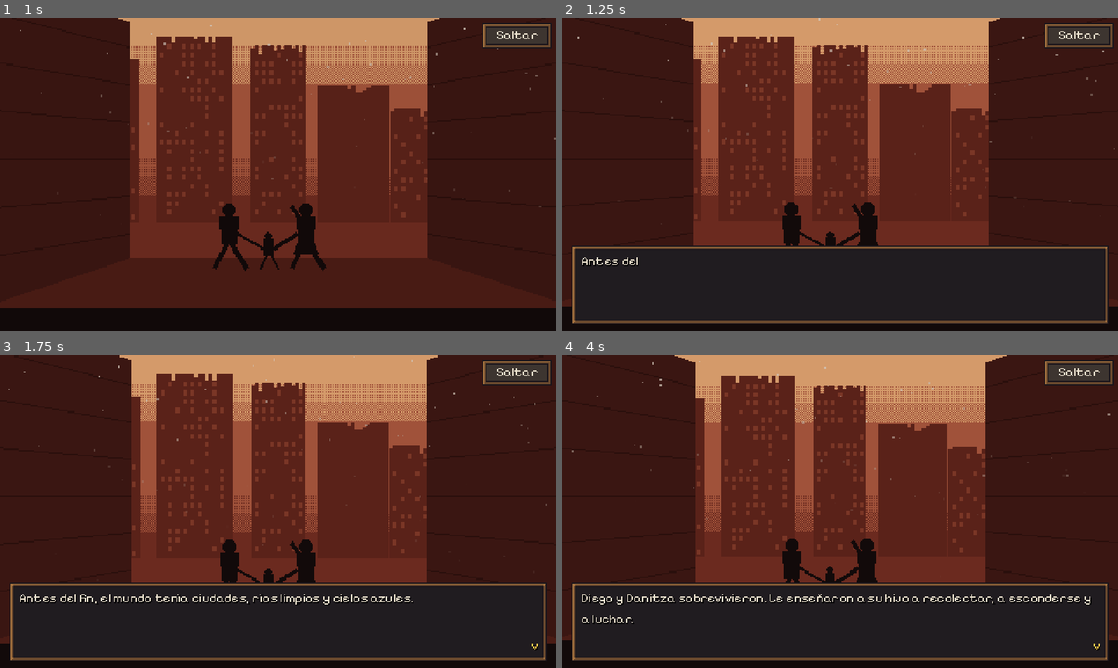
Above: before the commit, frames 1-4 (two rows, left to right).
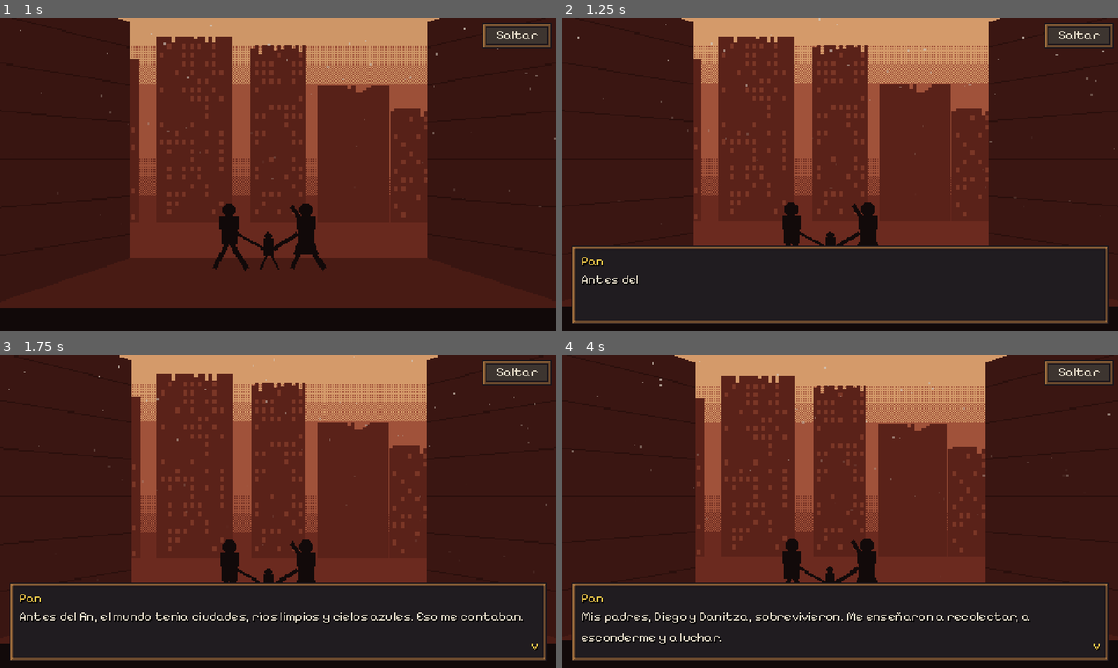
Above: after the commit, the same moments.

Repository: Darg6/Pan
Game: Godot game, scene res://escenas/intro.tscn
The game is run twice, just before and just after one commit, with the same random seed, the same clock (stepped at 60 frames per second) and the same inputs. The engine's default icon, where the game draws it, is replaced by a stand-in: a white triangle on a blue panel in a dark square.
Inputs (mouse positions are in pixels of both pictures, inside the frame that each line leads up to):
- Up to frame 1 (1 s): tap Enter (ui_accept) at 0.5, 0.77 s; move the mouse to (400, 158) at 0.52 s; hold D (mover_derecha) from 0.53 s (still down); hold E (interactuar) from 0.53 s (still down); click (400, 158) at 0.67 s
- Up to frame 2 (1.25 s): keep holding D (mover_derecha); keep holding E (interactuar)
- Up to frame 3 (1.75 s): release D (mover_derecha) at 1.25 s; release E (interactuar) at 1.25 s; drag from (166, 527) to (250, 574) at 1.27 s
- Up to frame 4 (4 s): move the mouse to (895, 442) at 2.02 s; hold D (mover_derecha) 2.03-2.75 s; hold E (interactuar) 2.03-2.75 s; drag from (812, 574) to (673, 464) at 2.77 s; move the mouse to (1006, 558) at 3.52 s; hold A (mover_izquierda) from 3.53 s (still down); hold E (interactuar) from 3.53 s (still down); tap Enter (ui_accept) at 3.77 s

Frame 1 is identical in both runs. In frame 2, 0.3% of the frame differs, in the area x 3-14%, y 76-86%; in frame 3, 2.0%; in frame 4, 2.4%, in the area x 3-96%, y 76-93%.

Commit message:
Protección contra la pantalla negra y menos nombres de los padres
- Si un cambio de escena falla o no termina, se muestra el motivo en pantalla.
- Un fundido negro que se quede tapando la pantalla sin diálogo se aclara solo.
- Aviso al inicio si la versión de Godot es menor a 4.3.
- El fundido del HUD empieza transparente.
- La intro la cuenta Pan: dice papá, mamá y mis padres; los nombres aparecen una vez.

Co-Authored-By: Claude Opus 5.5 <noreply@anthropic.com>
Claude-Session: https://claude.ai/code/session_015aRzpBWUr9Mgv2SkqPpeP2

Diff:
--- a/datos/dialogos.json
+++ b/datos/dialogos.json
@@ -2,44 +2,44 @@
 	"_ayuda": "Cada diálogo es una lista de líneas. 'quien' es el nombre que se muestra (vacío = narrador). 'retrato' es el nombre de un PNG en arte/retratos/ (opcional). Puedes cambiar los textos libremente.",
 	"intro_1": [
 		{
-			"quien": "",
-			"texto": "Antes del fin, el mundo tenía ciudades, ríos limpios y cielos azules."
-		},
-		{
-			"quien": "",
+			"quien": "Pan",
+			"texto": "Antes del fin, el mundo tenía ciudades, ríos limpios y cielos azules. Eso me contaban."
+		},
+		{
+			"quien": "Pan",
 			"texto": "Después solo quedaron páramos, ruinas... y las criaturas que nacieron de la contaminación."
 		},
 		{
-			"quien": "",
-			"texto": "Diego y Danitza sobrevivieron. Le enseñaron a su hijo a recolectar, a esconderse y a luchar."
-		},
-		{
-			"quien": "",
+			"quien": "Pan",
+			"texto": "Mis padres, Diego y Danitza, sobrevivieron. Me enseñaron a recolectar, a esconderme y a luchar."
+		},
+		{
+			"quien": "Pan",
 			"texto": "Soñaban con reconstruir la humanidad. Con una ciudad donde nadie tuviera que esconderse."
 		},
 		{
-			"quien": "Diego",
+			"quien": "Papá",
 			"texto": "¡Corre, Pan! ¡No te sueltes!"
 		}
 	],
 	"intro_2": [
 		{
-			"quien": "",
-			"texto": "Un hombre los seguía. Dijo que solo buscaba comida."
-		},
-		{
-			"quien": "Danitza",
-			"texto": "Es un callejón sin salida... Diego, ¡el conducto!"
-		},
-		{
-			"quien": "Diego",
+			"quien": "Pan",
+			"texto": "Un hombre nos seguía. Dijo que solo buscaba comida."
+		},
+		{
+			"quien": "Mamá",
+			"texto": "Es un callejón sin salida... ¡El conducto, rápido!"
+		},
+		{
+			"quien": "Papá",
 			"texto": "Entra ahí y no hagas ruido. Lleva la mochila. Pase lo que pase, no salgas."
 		}
 	],
 	"intro_3": [
 		{
-			"quien": "",
-			"texto": "A través de la rejilla, Pan vio una silueta impecable. Un traje blanco, limpio, imposible en este mundo."
+			"quien": "Pan",
+			"texto": "A través de la rejilla vi una silueta impecable. Un traje blanco, limpio, imposible en este mundo."
 		},
 		{
 			"quien": "???",
@@ -52,7 +52,7 @@
 	],
 	"intro_4": [
 		{
-			"quien": "Danitza",
+			"quien": "Mamá",
 			"texto": "No llores, Pan. Construye."
 		}
 	],
@@ -79,7 +79,7 @@
 	"mochila": [
 		{
 			"quien": "",
-			"texto": "Pan recoge la Mochila Táctica de cuero de su padre."
+			"texto": "Pan recoge la Mochila Táctica de cuero de papá."
 		},
 		{
 			"quien": "Pan",
@@ -109,7 +109,7 @@
 	"collar": [
 		{
 			"quien": "",
-			"texto": "El collar de Danitza: un gato de metal con una perla morada en el vientre."
+			"texto": "El collar de mamá: un gato de metal con una perla morada en el vientre."
 		},
 		{
 			"quien": "",
--- a/escenas/combate.tscn
+++ b/escenas/combate.tscn
@@ -157,7 +157,7 @@
 theme_override_constants/v_separation = 4
 columns = 2
 
-[node name="Transicion" type="ColorRect" parent="."]
+[node name="Transicion" type="ColorRect" parent="." groups=["fundido"]]
 layout_mode = 1
 anchors_preset = 15
 anchor_right = 1.0
--- a/escenas/intro.tscn
+++ b/escenas/intro.tscn
@@ -54,7 +54,7 @@
 scale_amount_max = 2.0
 color_ramp = SubResource("Ceniza")
 
-[node name="Transicion" type="ColorRect" parent="."]
+[node name="Transicion" type="ColorRect" parent="." groups=["fundido"]]
 layout_mode = 1
 anchors_preset = 15
 anchor_right = 1.0
--- a/escenas/titulo.tscn
+++ b/escenas/titulo.tscn
@@ -68,7 +68,7 @@
 horizontal_alignment = 1
 autowrap_mode = 3
 
-[node name="Transicion" type="ColorRect" parent="."]
+[node name="Transicion" type="ColorRect" parent="." groups=["fundido"]]
 layout_mode = 1
 anchors_preset = 15
 anchor_right = 1.0
--- a/escenas/ui/hud.tscn
+++ b/escenas/ui/hud.tscn
@@ -74,14 +74,14 @@
 horizontal_alignment = 1
 autowrap_mode = 3
 
-[node name="Transicion" type="ColorRect" parent="."]
+[node name="Transicion" type="ColorRect" parent="." groups=["fundido"]]
 anchors_preset = 15
 anchor_right = 1.0
 anchor_bottom = 1.0
 grow_horizontal = 2
 grow_vertical = 2
 mouse_filter = 2
-color = Color(0, 0, 0, 1)
+color = Color(0, 0, 0, 0)
 
 [node name="CajaDialogo" parent="." instance=ExtResource("3_caja")]
 
--- a/scripts/caja_dialogo.gd
+++ b/scripts/caja_dialogo.gd
@@ -19,6 +19,7 @@
 
 
 func _ready() -> void:
+	add_to_group("caja_dialogo")
 	visible = false
 	mouse_filter = Control.MOUSE_FILTER_STOP
 
--- a/scripts/juego.gd
+++ b/scripts/juego.gd
@@ -45,13 +45,100 @@
 var cambiando_escena := false     # true mientras se carga otra escena
 
 
+## Cambia de escena. Si algo falla, muestra el error en pantalla (nunca deja la pantalla en negro).
 func cambiar_escena(ruta: String) -> void:
 	cambiando_escena = true
-	get_tree().change_scene_to_file(ruta)
+	if not ResourceLoader.exists(ruta):
+		_mostrar_error("No encuentro la escena:\n%s" % ruta)
+		return
+	var err := get_tree().change_scene_to_file(ruta)
+	if err != OK:
+		_mostrar_error("No se pudo abrir la escena:\n%s\n(código de error %d)" % [ruta, err])
+		return
+	_escena_pedida = ruta
+	_tiempo_cambio = 0.0
+
+
+# ---------------------------------------------------------------------------
+# Protección contra la pantalla negra
+#  1) Si un cambio de escena no termina en 4 segundos, se muestra el motivo en pantalla.
+#  2) Si un fundido negro (grupo "fundido") se queda tapando la pantalla más de 4 segundos
+#     sin ningún diálogo a la vista, se aclara solo.
+# ---------------------------------------------------------------------------
+const VERSION_MINIMA := [4, 3]
+const ESPERA_MAXIMA := 4.0
+var _escena_pedida := ""
+var _tiempo_cambio := 0.0
+var _tiempo_negro := {}          # fundido -> segundos que lleva tapando la pantalla
+var _capa_error: CanvasLayer = null
+
+
+func _process(delta: float) -> void:
+	# 1) ¿El cambio de escena terminó?
+	if _escena_pedida != "":
+		var actual := get_tree().current_scene
+		if actual != null and actual.scene_file_path == _escena_pedida:
+			_escena_pedida = ""
+		else:
+			_tiempo_cambio += delta
+			if _tiempo_cambio > ESPERA_MAXIMA:
+				_mostrar_error("La escena %s no terminó de cargar." % _escena_pedida)
+				_escena_pedida = ""
+
+	# 2) ¿Algún fundido negro se quedó pegado?
+	var hay_dialogo := false
+	for caja in get_tree().get_nodes_in_group("caja_dialogo"):
+		if caja.is_visible_in_tree():
+			hay_dialogo = true
+	for f in get_tree().get_nodes_in_group("fundido"):
+		var r := f as ColorRect
+		if r == null or not r.is_visible_in_tree() or r.color.a < 0.9 or hay_dialogo or cambiando_escena:
+			_tiempo_negro.erase(f)
+			continue
+		_tiempo_negro[f] = _tiempo_negro.get(f, 0.0) + delta
+		if _tiempo_negro[f] > ESPERA_MAXIMA:
+			push_warning("Un fundido negro se quedó pegado en %s: se aclara solo." % r.get_path())
+			_tiempo_negro.erase(f)
+			r.create_tween().tween_property(r, "color:a", 0.0, 0.4)
+
+
+## Pantalla de error visible (en vez de un negro sin explicación).
+func _mostrar_error(texto: String) -> void:
+	push_error(texto)
+	cambiando_escena = false
+	if _capa_error != null:
+		_capa_error.get_node("Texto").text += "\n\n" + texto
+		return
+	_capa_error = CanvasLayer.new()
+	_capa_error.layer = 128
+	var fondo := ColorRect.new()
+	fondo.color = Color(0.12, 0.05, 0.05, 0.92)
+	fondo.set_anchors_preset(Control.PRESET_FULL_RECT)
+	_capa_error.add_child(fondo)
+	var etiqueta := Label.new()
+	etiqueta.name = "Texto"
+	etiqueta.set_anchors_preset(Control.PRESET_FULL_RECT)
+	etiqueta.offset_left = 16
+	etiqueta.offset_right = -16
+	etiqueta.horizontal_alignment = HORIZONTAL_ALIGNMENT_CENTER
+	etiqueta.vertical_alignment = VERTICAL_ALIGNMENT_CENTER
+	etiqueta.autowrap_mode = TextServer.AUTOWRAP_WORD_SMART
+	etiqueta.text = "Algo falló (el juego no se colgó):\n\n" + texto \
+		+ "\n\nVersión de Godot: %s. Este proyecto necesita Godot 4.3 o más nuevo." % Engine.get_version_info()["string"] \
+		+ "\nCopia este mensaje y la pestaña Salida (Output) de Godot y mándamelo."
+	_capa_error.add_child(etiqueta)
+	add_child(_capa_error)
+
+
+func _version_suficiente() -> bool:
+	var v := Engine.get_version_info()
+	return v["major"] > VERSION_MINIMA[0] or (v["major"] == VERSION_MINIMA[0] and v["minor"] >= VERSION_MINIMA[1])
 
 
 func _ready() -> void:
 	randomize()
+	if not _version_suficiente():
+		_mostrar_error.call_deferred("Tu Godot es muy viejo para este proyecto: los mapas usan TileMapLayer, que existe desde Godot 4.3.\nDescarga Godot 4.3 o más nuevo desde godotengine.org.")
 	criaturas = _leer_json(RUTA_CRIATURAS).get("criaturas", {})
 	dialogos = _leer_json(RUTA_DIALOGOS)
 	var inicial: String = _leer_json(RUTA_CRIATURAS).get("carta_inicial", "")
